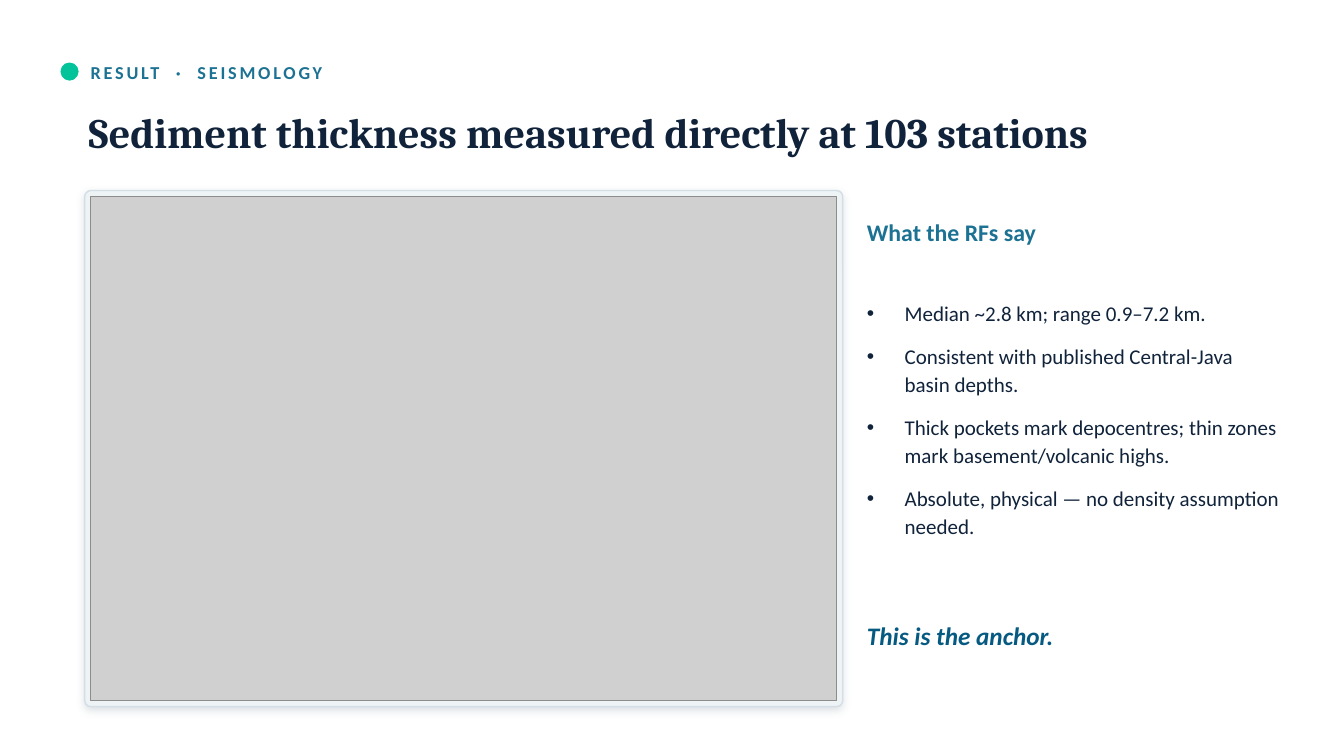
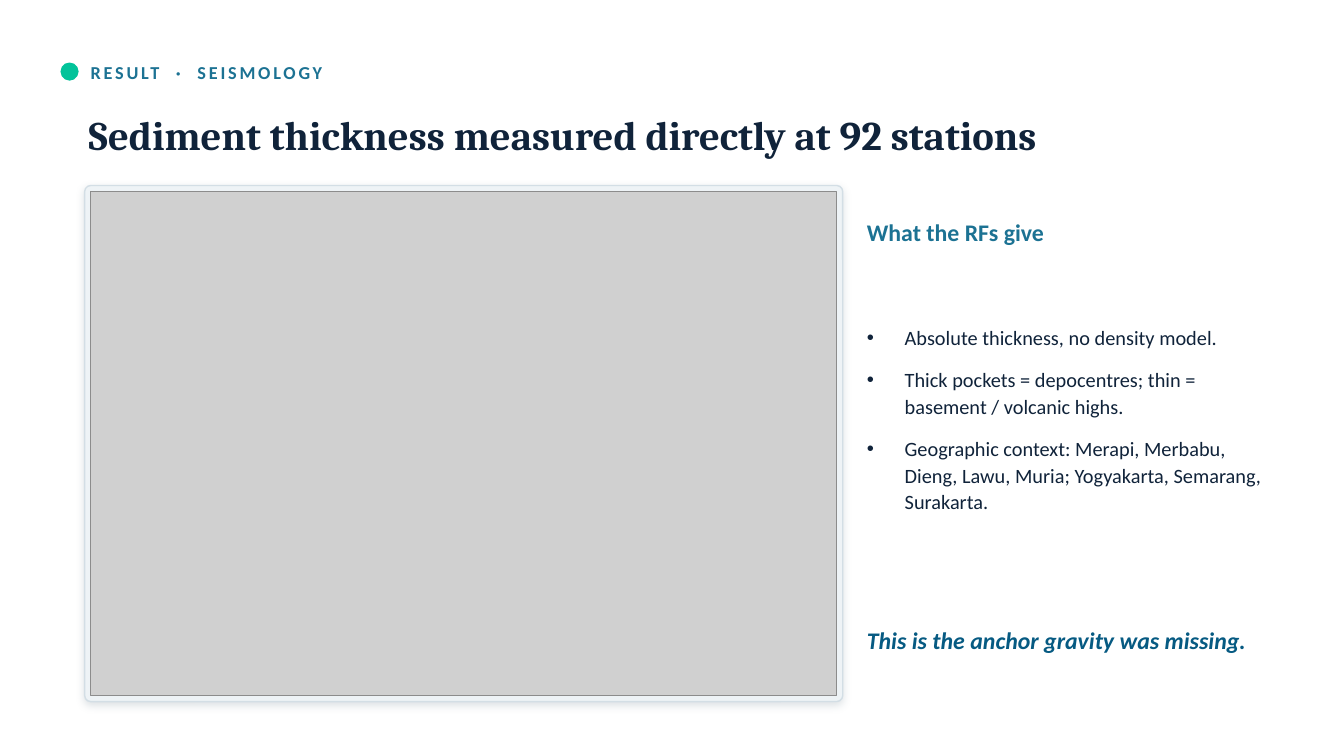
Before and after one commit to maswiet/fbt-gravity-seismicity, a slide deck: slide 14 of pitch_rf_gravity/RF_Gravity_CentralJava_keynote.pptx (slide 10 before the commit). Drawn at 1344x756 pixels with LibreOffice and Linux fonts; fonts in the diff are those of the drawing; grey boxes stand for pictures. Boxes give left, top, right and bottom in pixels: in the first picture for what was removed or moved away, otherwise in the second. Text is boxed around its words. In the diff, an @@ line names an element or a change of style, - is before the commit and + after.

```diff
--- a/pitch_rf_gravity/RF_Gravity_CentralJava_keynote.pptx
+++ b/pitch_rf_gravity/RF_Gravity_CentralJava_keynote.pptx
@@ text at bbox=[89, 121, 1037, 159]: text changed; size 30 to 29 pt @@
-Sediment thickness measured directly at 103 stations
+Sediment thickness measured directly at 92 stations
@@ rounded rectangle: place and size @@
-rounded rectangle at bbox=[85, 191, 843, 707]
+rounded rectangle at bbox=[85, 186, 843, 702]
@@ picture: place and size @@
-picture at bbox=[91, 197, 837, 701]
+picture at bbox=[91, 192, 837, 696]
@@ text at bbox=[867, 224, 1044, 245]: text changed @@
-What the RFs say
+What the RFs give
@@ text at bbox=[905, 331, 1261, 509]: text changed; size 15 to 14.5 pt @@
-• Median ~2.8 km; range 0.9–7.2 km.
-• Consistent with published Central-Java basin depths.
-• Thick pockets mark depocentres; thin zones mark basement/volcanic highs.
-• Absolute, physical — no density assumption needed.
+• Absolute thickness, no density model.
+• Thick pockets = depocentres; thin = basement / volcanic highs.
+• Geographic context: Merapi, Merbabu, Dieng, Lawu, Muria; Yogyakarta, Semarang, Surakarta.
@@ text at bbox=[867, 632, 1246, 653]: text changed; size 18 to 17 pt @@
-This is the anchor.
+This is the anchor gravity was missing.
```
Also in this commit, not shown: 12 other slides changed, 7 slides added, 2 slides removed, 12 other files.
